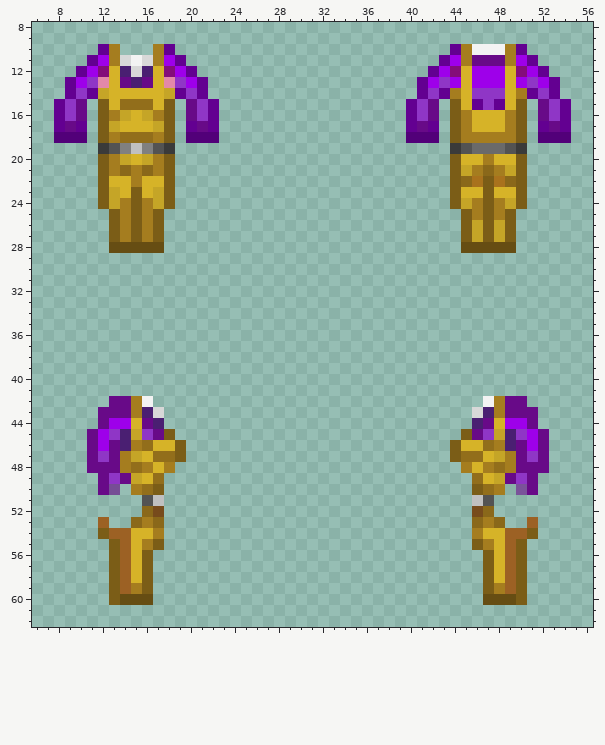
Pixel-art sprite: Resources/Textures/Clothing/Uniforms/Jumpsuit/salvage.rsi/equipped-INNERCLOTHING.png. Above: the version before the commit.
The file is 64x64 pixels. Colours within 5 levels of each other are drawn and written as one. Shown: x 6..56, y 8..62.
Once edited:
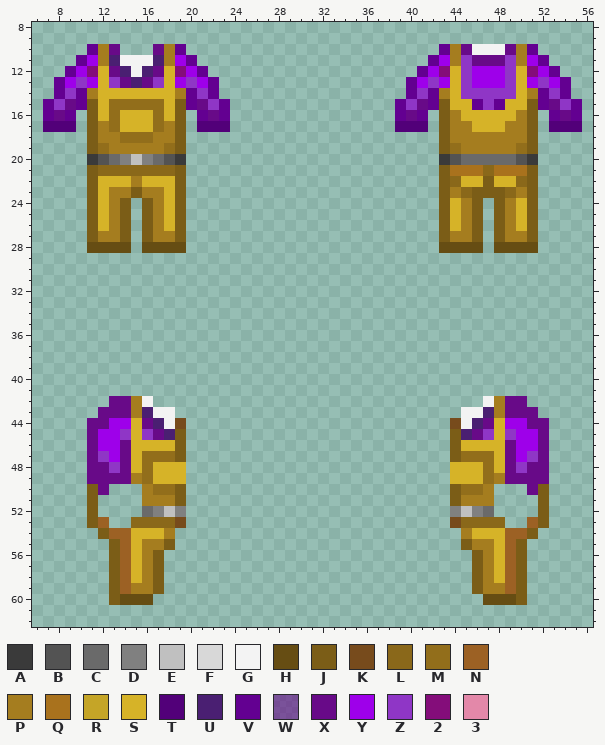
Palette (. is transparent): A #3a3a3a  B #535353  C #6a6a6a  D #808080  E #c0c0c0  F #d8d8d8  G #f3f3f3  H #664d13  J #7b5d17  K #774b1c  L #8a681a  M #926e1b  N #9c6124  P #a57d1f  Q #a9721d  R #c5a527  S #d6b328  T #520079  U #4a1f72  V #630091  W #680a8899  X #680a88  Y #9e00ea  Z #8f36c6  2 #840d7a  3 #e388a9
The exact change:
Changed rows in their new state; - is an unchanged pixel.
first column x 7:
10 ----VPX---XPV-----------------------VPX---XPV----
11 ---VYPUG-GUPYV---------------------VYPZ---ZPYV---
12 --VY2SX-G-XS2YV-------------------VY2SZ---ZS2YV--
13 -VYZYSZ---ZSYZYV-----------------VYZYSZ---ZSYZYV-
14 -VZVPS-----SPVZV-----------------VZVPSZ---ZSPVZV-
15 VZXVJSM---MSJVXZV---------------VZXVJS-----SJVXZV
16 VXV.JSMS-SMSJ.VXV---------------VXV.JPS---SPJ.VXV
17 TTT.JPM---MPJ.TTT---------------TTT.JP-----PJ.TTT
18 -...JP-----PJ...-----------------...JP-----PJ...-
19 ----JMPPPPPMJ-----------------------JMPPPPPMJ----
20 ----ABCDEDCBA-----------------------ABCCCCCBA----
21 ----JLL-L-LLJ-----------------------JQQQ-QQQJ----
22 ----JS-----SJ-----------------------JLSS-SSLJ----
23 ----JSPP-PPSJ-----------------------JPLJ-JLPJ----
24 ----JSPJ.JPSJ-----------------------JSPJ.JPSJ----
25 ----JSPJ.JPSJ-----------------------JSPJ.JPSJ----
26 ----JSPJ.JPSJ-----------------------JSPJ.JPSJ----
27 ----JPPJ.JPPJ-----------------------JPPJ.JPPJ----
28 ----HH--.--HH-----------------------HH--.--HH----
first column x 11:
43 ------GG--------------------------GG------
44 X------GK------------------------KG------X
45 --YZS--UJ------------------------JU--SZY--
46 --YXSS------------------------------SSXY--
47 --YXSM------------------------------MSXY--
48 --ZXSM-SS------------------------SS-MSXZ--
49 X-X-PMSSS------------------------SSSMP-X-X
50 J-.-.PMMJ------------------------JMMP.-.-J
51 J----PPPJ------------------------JPPP----J
52 J----CDED------------------------DEDC----J
53 J----L-LK------------------------KL-L----J
54 ------SP--------------------------PS------
55 ------PJ--------------------------JP------
56 -----PJ----------------------------JP-----
57 -----PJ----------------------------JP-----
58 -----PJ----------------------------JP-----
59 -----PJ----------------------------JP-----
Pixel boxes of the changes (left, top, right, bottom) in both pictures:
changed: (43, 44, 230, 253)
changed: (395, 44, 582, 253)
changed: (87, 407, 186, 594)
changed: (450, 407, 549, 594)
